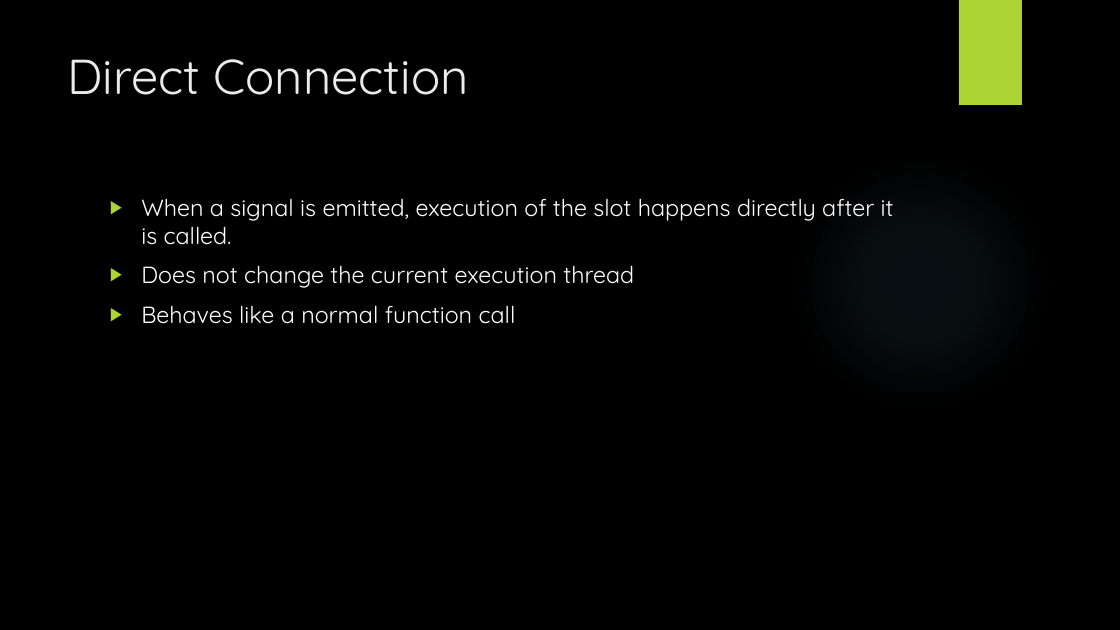
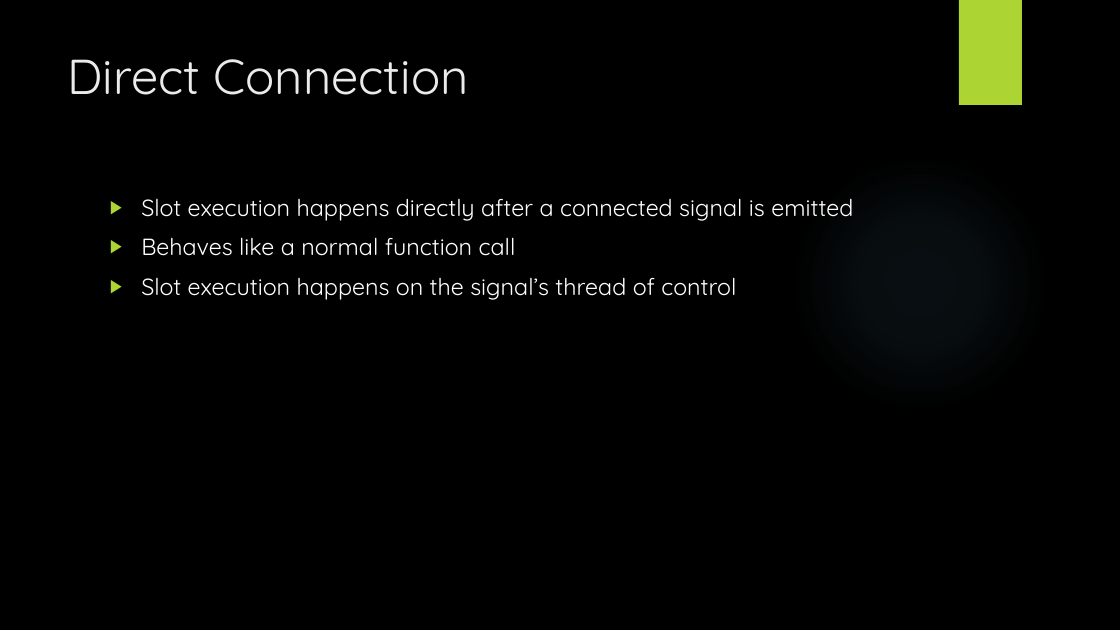
Before and after one commit to tylertrephan/qt-multithreading-tutorial, a slide deck: slide 16 of MultithreadingWithQt.pptx. Drawn at 1120x630 pixels with LibreOffice and Linux fonts; fonts in the diff are those of the drawing; background and template pictures are left out. Boxes give left, top, right and bottom in pixels: in the first picture for what was removed or moved away, otherwise in the second. Text is boxed around its words. In the diff, an @@ line names an element or a change of style, - is before the commit and + after.

```diff
--- a/MultithreadingWithQt.pptx
+++ b/MultithreadingWithQt.pptx
@@ text at [141,198,853,221]: text changed @@
-▶ When a signal is emitted, execution of the slot happens directly after it is called.
-▶ Does not change the current execution thread
+▶ Slot execution happens directly after a connected signal is emitted
@@ text at [141,277,736,300]: paragraph added @@
+▶ Slot execution happens on the signal’s thread of control
```
Also in this commit, not shown: 26 other slides changed.
